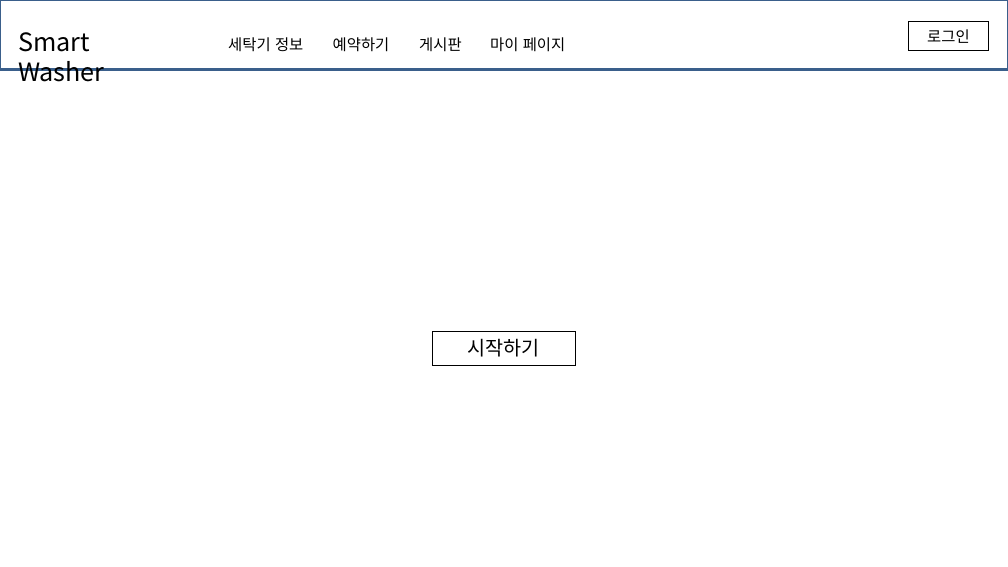
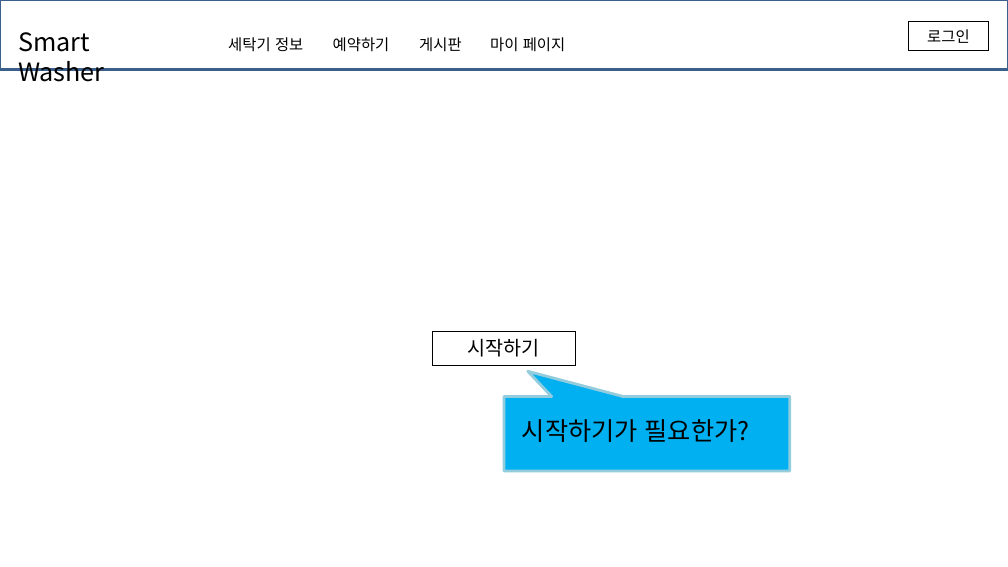
Before and after one commit to june3377/wm_pj, a slide deck: slide 1 of 문서파일/ui구상.pptx. Drawn at 1008x567 pixels with LibreOffice and Linux fonts; fonts in the diff are those of the drawing. Boxes give left, top, right and bottom in pixels: in the first picture for what was removed or moved away, otherwise in the second. Text is boxed around its words. In the diff, an @@ line names an element or a change of style, - is before the commit and + after.

```diff
--- a/문서파일/ui구상.pptx
+++ b/문서파일/ui구상.pptx
@@ speech box added at box(504, 396, 789, 471), fill #00B0F0, outline #93CDDD 2 pt @@
@@ text added at box(522, 419, 750, 442), 18 pt, text #000000 @@
+시작하기가 필요한가?
```
Also in this commit, not shown: 2 other slides changed, 2 slides added.
